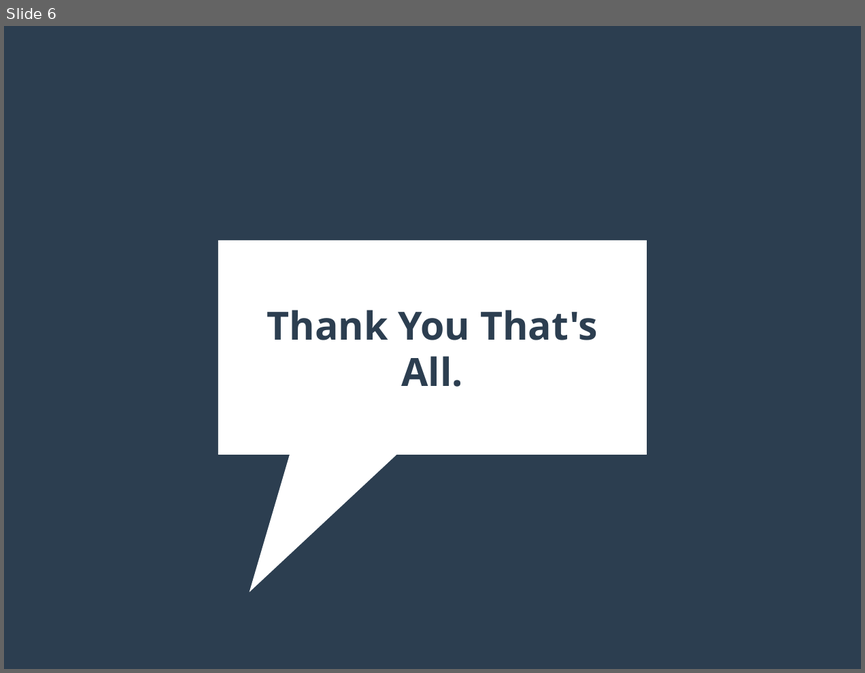
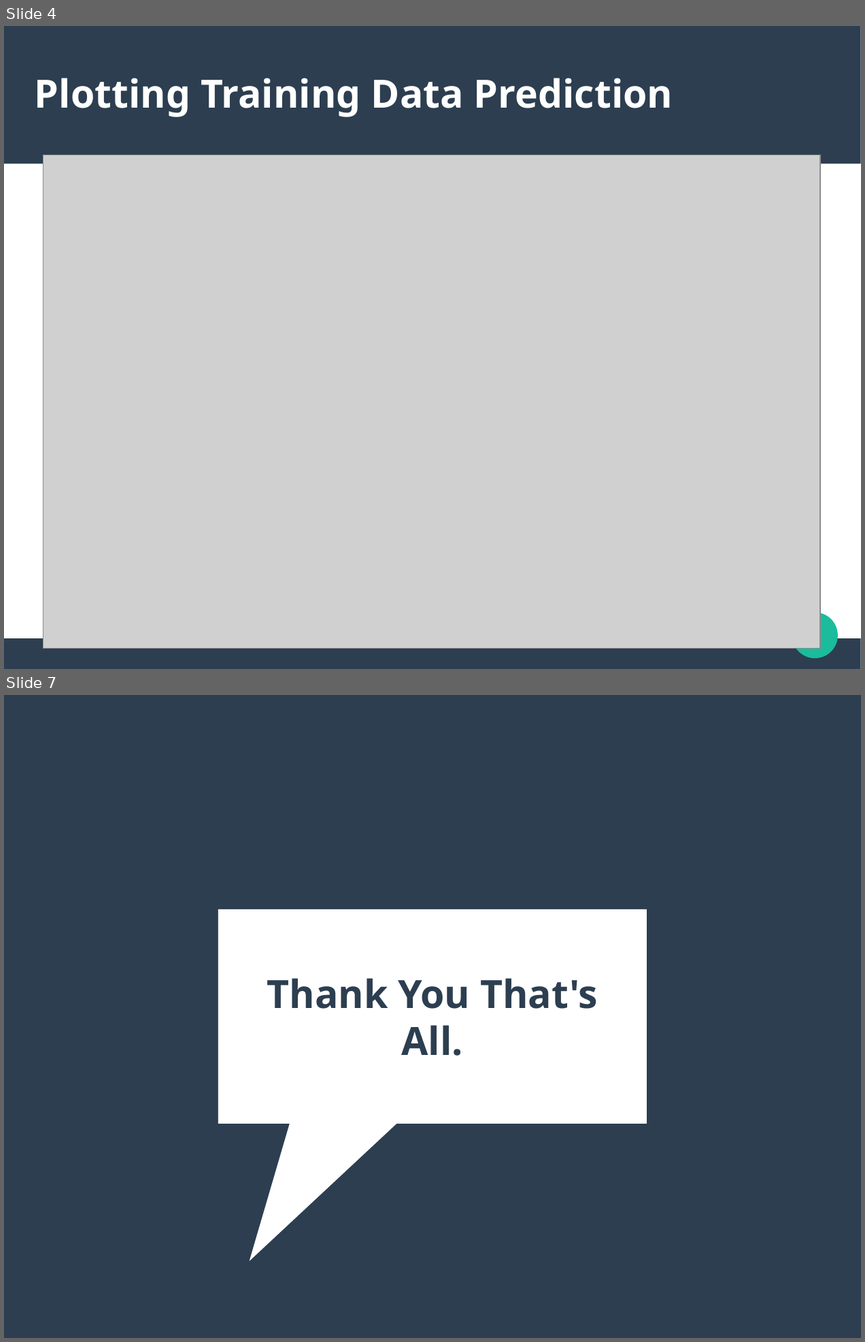
Before and after one commit to bariki/house-prices-predicition, a slide deck: powerpoint/ml project.pptx. Shown one above the other, each under a label of ours: slide 6 before the commit, slides 4 and 7 after it; the slides between them are not shown. The pictures are 865x673 and 865x1342 pixels, drawn with LibreOffice and Linux fonts; fonts in the diff are those of the drawing; grey boxes stand for pictures. Boxes give left, top, right and bottom in pixels: in the first picture for what was removed or moved away, otherwise in the second. Text is boxed around its words. In the diff, an @@ line names an element or a change of style, - is before the commit and + after.

Commit message:
powerpoint changes

```diff
--- a/powerpoint/ml project.pptx
+++ b/powerpoint/ml project.pptx
@@ slide 4 added at box(4, 26, 861, 669), background #FFFFFF @@
@@ rectangle added at box(4, 26, 861, 163), fill #2C3E50 @@
@@ text added at box(35, 78, 673, 117), 36 pt, text #FFFFFF, bold @@
+Plotting Training Data Prediction
@@ picture added at box(43, 155, 821, 648) @@
@@ ellipse added at box(792, 612, 838, 658), fill #1ABC9C @@
@@ rectangle added at box(4, 638, 861, 668), fill #2C3E50 @@
@@ what was slide 6 is now slide 7 @@
```
Also in this commit, not shown: 2 other slides added, 2 slides removed, 5 other files.
